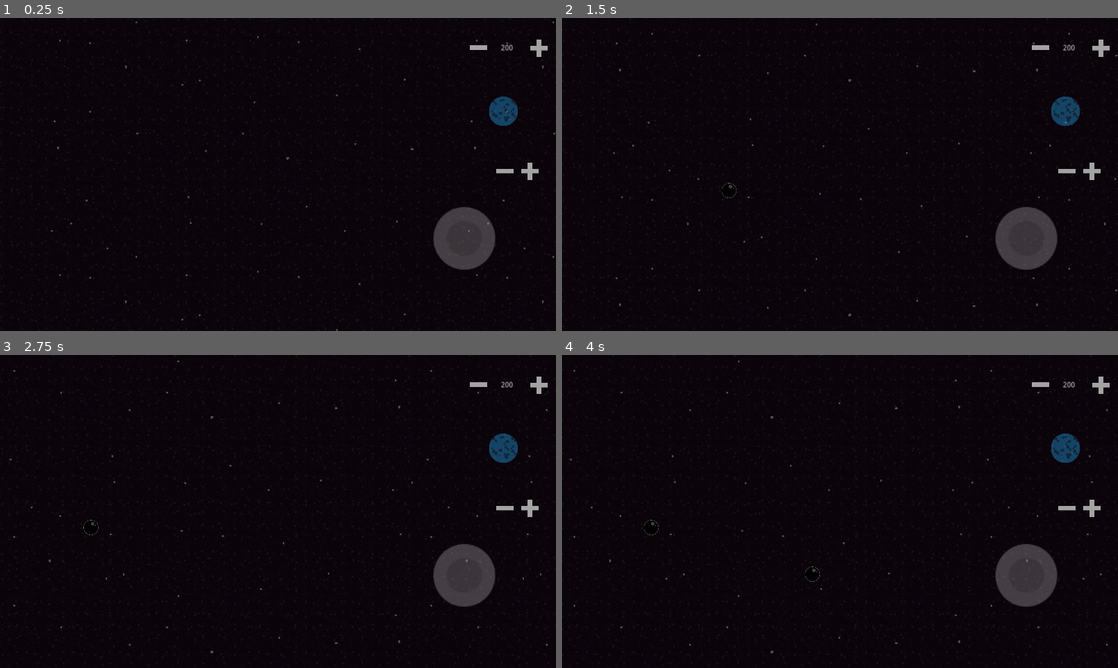
Above: before the commit, frames 1-4 (two rows, left to right).
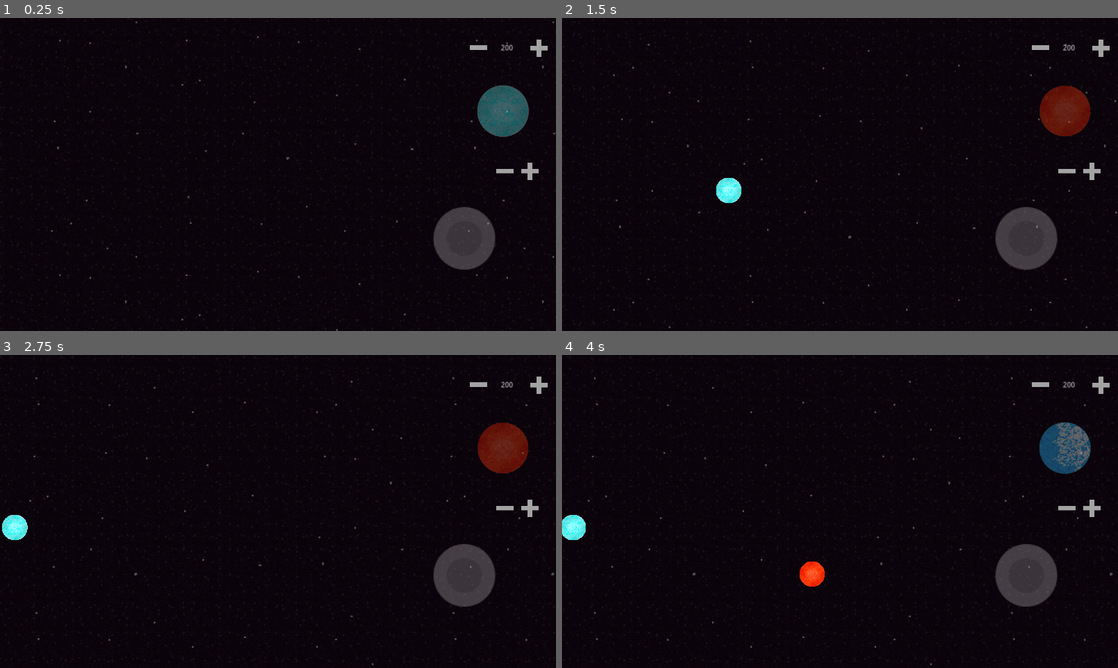
Above: after the commit, the same moments.

Repository: ArielLeiva/SimulacionGravitacional
Game: Godot game, scene res://scenes/space.tscn
Two runs of this game, one before a commit and one after it. Both use one fixed random seed, a clock stepped at 60 frames per second and the inputs below.
Inputs (mouse positions are in pixels of both pictures, inside the frame that each line leads up to):
- Up to frame 1 (0.25 s): no input
- Up to frame 2 (1.5 s): tap Enter at 0.5 s; move the mouse to (962, 158) at 0.52 s; hold F (fast_forward, bound only after the commit) 0.53-1.25 s; hold Down (camera_down) 0.53-1.25 s; click (962, 158) at 0.67 s; drag from (728, 190) to (840, 99) at 1.27 s
- Up to frame 3 (2.75 s): tap Tab (reset_speed, bound only after the commit) at 2 s; move the mouse to (333, 442) at 2.02 s; hold F (fast_forward, bound only after the commit) from 2.03 s (still down); hold Right (camera_right) from 2.03 s (still down)
- Up to frame 4 (4 s): release F (fast_forward, bound only after the commit) at 2.75 s; release Right (camera_right) at 2.75 s; drag from (812, 574) to (673, 464) at 2.77 s; tap Space (start_stop) at 3.5 s; move the mouse to (1006, 558) at 3.52 s; hold Middle mouse button (drag_camera) from 3.53 s (still down)

The runs differ from the first frame. In frame 1, 1.2% of the frame differs, in the area x 85-96%, y 21-38%; in frame 2, 1.7%; in frame 3, 1.7%; in frame 4, 1.9%, in the area x 0-99%, y 0-100%.

Commit message:
Agregados varios cuerpos celestes y fast forward más flexible

Diff:
--- a/project.godot
+++ b/project.godot
@@ -94,7 +94,18 @@
 }
 fast_forward={
 "deadzone": 0.5,
-"events": []
+"events": [Object(InputEventKey,"resource_local_to_scene":false,"resource_name":"","device":-1,"window_id":0,"alt_pressed":false,"shift_pressed":false,"ctrl_pressed":false,"meta_pressed":false,"pressed":false,"keycode":0,"physical_keycode":70,"key_label":0,"unicode":102,"echo":false,"script":null)
+]
+}
+slow_forward={
+"deadzone": 0.5,
+"events": [Object(InputEventKey,"resource_local_to_scene":false,"resource_name":"","device":-1,"window_id":0,"alt_pressed":false,"shift_pressed":false,"ctrl_pressed":false,"meta_pressed":false,"pressed":false,"keycode":0,"physical_keycode":82,"key_label":0,"unicode":114,"echo":false,"script":null)
+]
+}
+reset_speed={
+"deadzone": 0.5,
+"events": [Object(InputEventKey,"resource_local_to_scene":false,"resource_name":"","device":-1,"window_id":0,"alt_pressed":false,"shift_pressed":false,"ctrl_pressed":false,"meta_pressed":false,"pressed":false,"keycode":0,"physical_keycode":4194306,"key_label":0,"unicode":0,"echo":false,"script":null)
+]
 }
 
 [input_devices]
--- a/scenes/UI.tscn
+++ b/scenes/UI.tscn
@@ -55,7 +55,7 @@
 texture_normal = ExtResource("4_pu8g2")
 action = "less_vol"
 
-[node name="prev" type="Sprite2D" parent="Buttons2"]
+[node name="prev" type="Sprite2D" parent="Buttons2" groups=["previsualization"]]
 modulate = Color(1, 1, 1, 0.376471)
 position = Vector2(-84, -468)
 texture = ExtResource("5_w1w1x")
--- a/scenes/balls.tscn
+++ b/scenes/balls.tscn
@@ -1,13 +1,14 @@
 [gd_scene load_steps=5 format=3 uid="uid://dq2r57jeo0i4c"]
 
 [ext_resource type="Script" path="res://scripts/balls.gd" id="1_bb38h"]
-[ext_resource type="Texture2D" uid="uid://d0qqbg43hwkee" path="res://assets/ball.png" id="2_4onni"]
+[ext_resource type="Texture2D" uid="uid://dxl2e42w03ssw" path="res://assets/celestial_bodies/enana_blanca.png" id="2_4dy5d"]
 
 [sub_resource type="PhysicsMaterial" id="PhysicsMaterial_j0yhm"]
 friction = 0.0
 bounce = 0.7
 
 [sub_resource type="CircleShape2D" id="CircleShape2D_04t88"]
+radius = 59.5
 
 [node name="Ball" type="RigidBody2D"]
 physics_material_override = SubResource("PhysicsMaterial_j0yhm")
@@ -16,7 +17,8 @@
 script = ExtResource("1_bb38h")
 
 [node name="Sprite2D" type="Sprite2D" parent="."]
-texture = ExtResource("2_4onni")
+texture_filter = 1
+texture = ExtResource("2_4dy5d")
 
 [node name="CollisionShape2D" type="CollisionShape2D" parent="."]
 shape = SubResource("CircleShape2D_04t88")
--- a/scripts/balls.gd
+++ b/scripts/balls.gd
@@ -15,7 +15,12 @@
 	col.position.y = 2
 	col.shape.radius = proportion * glob.base_ball_col_size
 	sprite.scale = Vector2(proportion, proportion)
+	sprite.texture = glob.new_sprite
+	# Picking some random skin for the next ball
+	glob.set_random_sprite()
 	camera = get_tree().get_first_node_in_group("camera")
+
+
 
 func _unhandled_input(event):
 	#TODO: Support mobile ball deleting
--- a/scripts/movecam.gd
+++ b/scripts/movecam.gd
@@ -42,7 +42,7 @@
 	vel = vel.normalized()
 
 	des_offset += delta * speed *vel
-	offset = des_offset.clamp(Vector2(-glob.w_limit, -glob.h_limit), Vector2(glob.w_limit, glob.h_limit))
+	offset = des_offset.clamp(Vector2(-1920, -1080), Vector2(1920, 1080))
 
 func _unhandled_input(event):
 	if event is InputEventMouseButton:
--- a/scripts/stage.gd
+++ b/scripts/stage.gd
@@ -35,12 +35,11 @@
 	elif event is InputEventKey and (event.keycode == KEY_SPACE and event.is_pressed()) or event.is_action_pressed("start_stop"):
 		glob.attract = !glob.attract
 	if event.is_action_pressed("fast_forward"):
-		if !fast_forward:
-			Engine.time_scale = 4
-			fast_forward = true
-		else:
-			Engine.time_scale = 1
-			fast_forward = false
+		Engine.time_scale *= 2
+	elif event.is_action_pressed("slow_forward"):
+		Engine.time_scale /= 2
+	elif event.is_action_pressed("reset_speed"):
+		Engine.time_scale = 1
 
 
 	var i = 0
--- a/scripts/vars.gd
+++ b/scripts/vars.gd
@@ -5,11 +5,43 @@
 var new_vol: float = 1
 const base_ball_size = 60
 # Best collision size obtained by trial and error
-const base_ball_col_size = 33.9558982849121
+const base_ball_col_size = 59.5
 const w_limit = 1280
 const h_limit = 720
 const limit = Vector2(w_limit, h_limit)
+var sprites = []
+var new_sprite = Texture2D
 
+@onready var prev = get_tree().get_first_node_in_group("previsualization")
+
+func load_sprites():
+	var path = "res://assets/celestial_bodies/"
+	var dir = DirAccess.open(path)
+
+	if dir:
+		dir.list_dir_begin()
+		var file_name = dir.get_next()
+		var sprite = Texture2D
+		while file_name != "":
+			if file_name.ends_with(".png"):
+				sprite = load(path + file_name)
+				sprites.append(sprite)
+			file_name = dir.get_next()
+		dir.list_dir_end()
+	else:
+		print("Directory not found")
+
+func set_random_sprite():
+	if sprites:
+		new_sprite = sprites[randi() % sprites.size()]
+	else:
+		print("No sprite found")
+	prev.texture = new_sprite
 
 func _ready():
+	# Loading prites that will be used to create balls
+	load_sprites()
+	# Setting first sprite and updating previsualization
+	set_random_sprite()
+
 	pass
Binary file added: assets/celestial_bodies/enana_blanca.png
Not shown, added: assets/celestial_bodies/enana_blanca.png.import
Binary file added: assets/celestial_bodies/gigante_roja.png
Not shown, added: assets/celestial_bodies/gigante_roja.png.import
Binary file added: assets/celestial_bodies/ice.png
Not shown, added: assets/celestial_bodies/ice.png.import
Not shown, added: assets/enana_blanca.xcf
Not shown, added: assets/enana_blanca2.xcf
Not shown, added: assets/gigante_roja.xcf
Not shown, added: assets/ice.xcf
